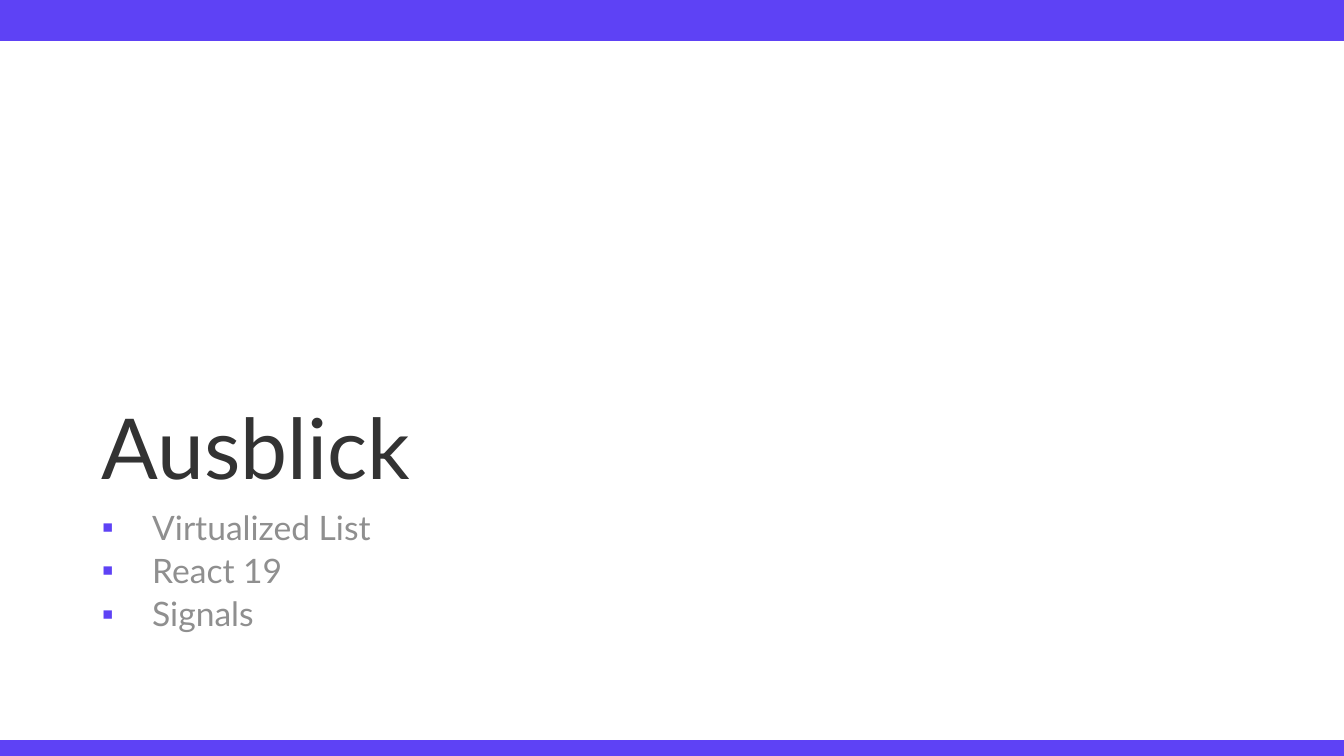
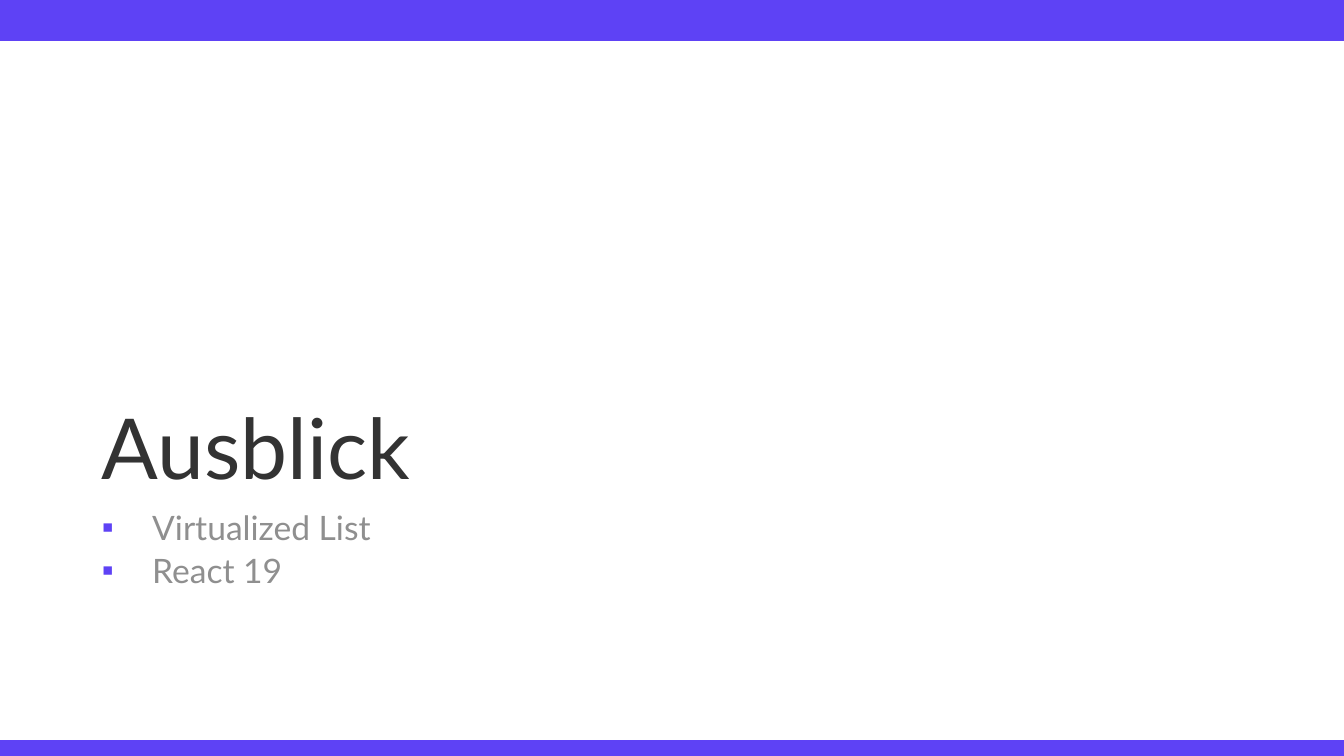
Before and after one commit to TimFehrmannAclue/techlabor_trainings_react_advanced, a slide deck: slide 30 of training_react_advanced.pptx (slide 29 before the commit). Drawn at 1344x756 pixels with LibreOffice and Linux fonts; fonts in the diff are those of the drawing; background and template pictures are left out. Boxes give left, top, right and bottom in pixels: in the first picture for what was removed or moved away, otherwise in the second. Text is boxed around its words. In the diff, an @@ line names an element or a change of style, - is before the commit and + after.

Commit message:
added slides for pitfalls & ausblick

```diff
--- a/training_react_advanced.pptx
+++ b/training_react_advanced.pptx
@@ text at (152,601,254,632): paragraph removed @@
-▪ Signals
```
Also in this commit, not shown: 2 other slides changed, 5 slides added, 2 slides removed, 1 other file.
